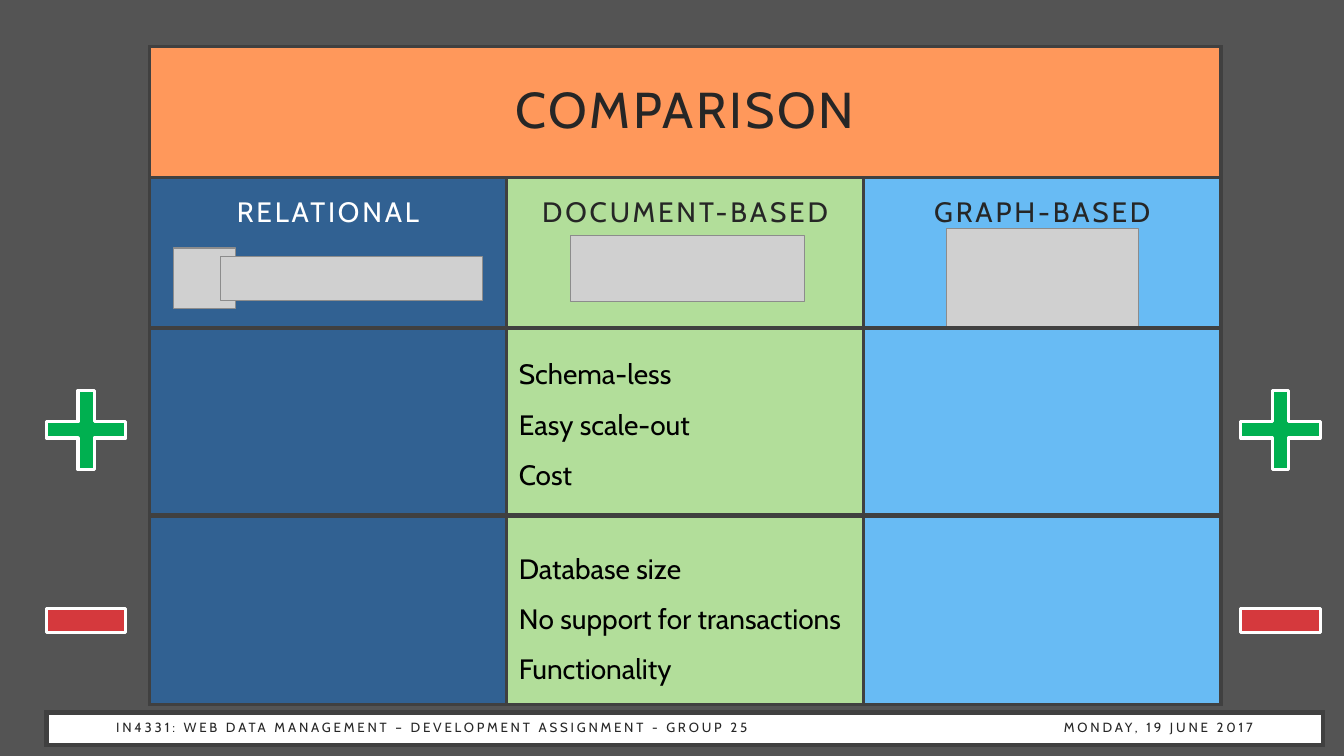
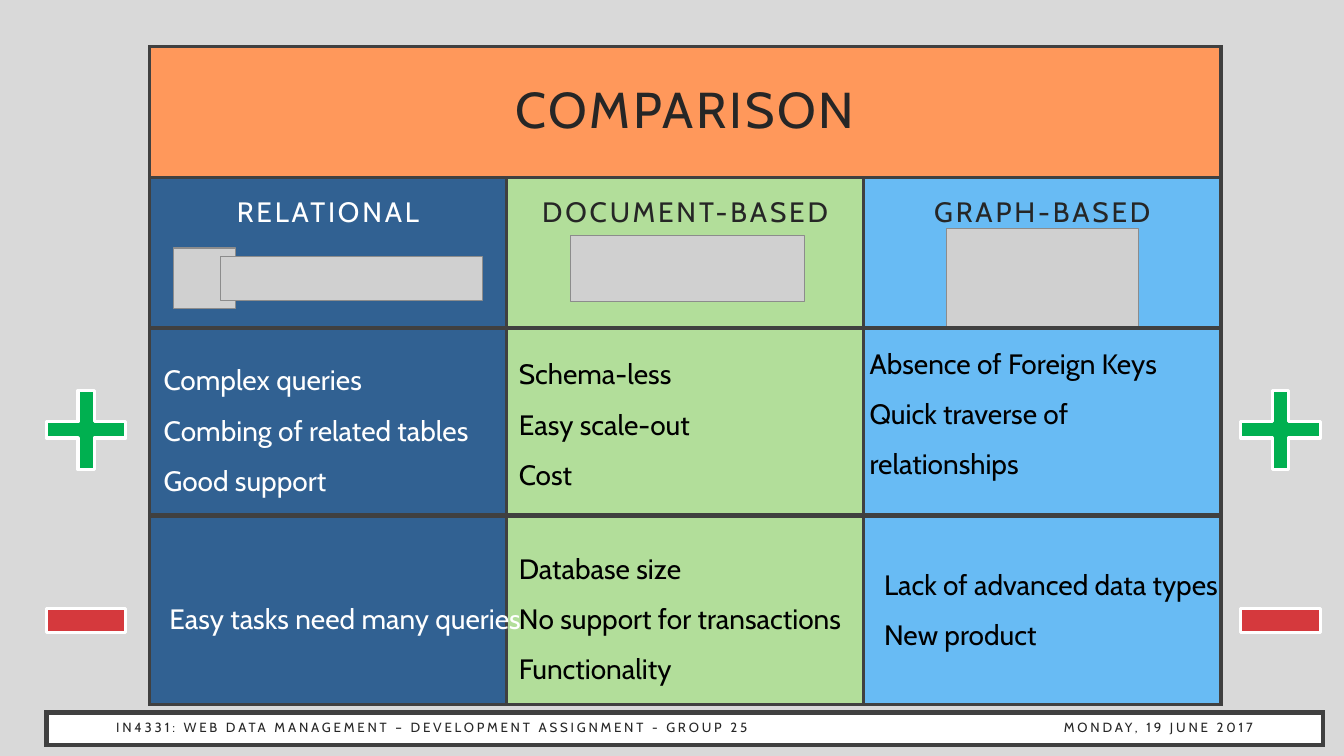
Before and after one commit to gatou92/WebDataManagement, a slide deck: slide 8 of presentation/presentation.pptx (slide 9 before the commit). Drawn at 1344x756 pixels with LibreOffice and Linux fonts; fonts in the diff are those of the drawing; grey boxes stand for pictures. Boxes give left, top, right and bottom in pixels: in the first picture for what was removed or moved away, otherwise in the second. Text is boxed around its words. In the diff, an @@ line names an element or a change of style, - is before the commit and + after.

```diff
--- a/presentation/presentation.pptx
+++ b/presentation/presentation.pptx
@@ background #545454 to #D9D9D9 @@
@@ text added at <box>870,353,1157,481</box>, 20 pt, text #000000 @@
+Absence of Foreign Keys
+Quick traverse of relationships
@@ text added at <box>164,369,468,497</box>, 20 pt, text #FFFFFF @@
+Complex queries
+Combing of related tables
+Good support
@@ text added at <box>884,574,1218,652</box>, 20 pt, text #000000 @@
+Lack of advanced data types
+New product
@@ text added at <box>169,606,521,636</box>, 20 pt, text #FFFFFF @@
+Easy tasks need many queries
```
Also in this commit, not shown: 8 other slides changed, 1 slide added.
